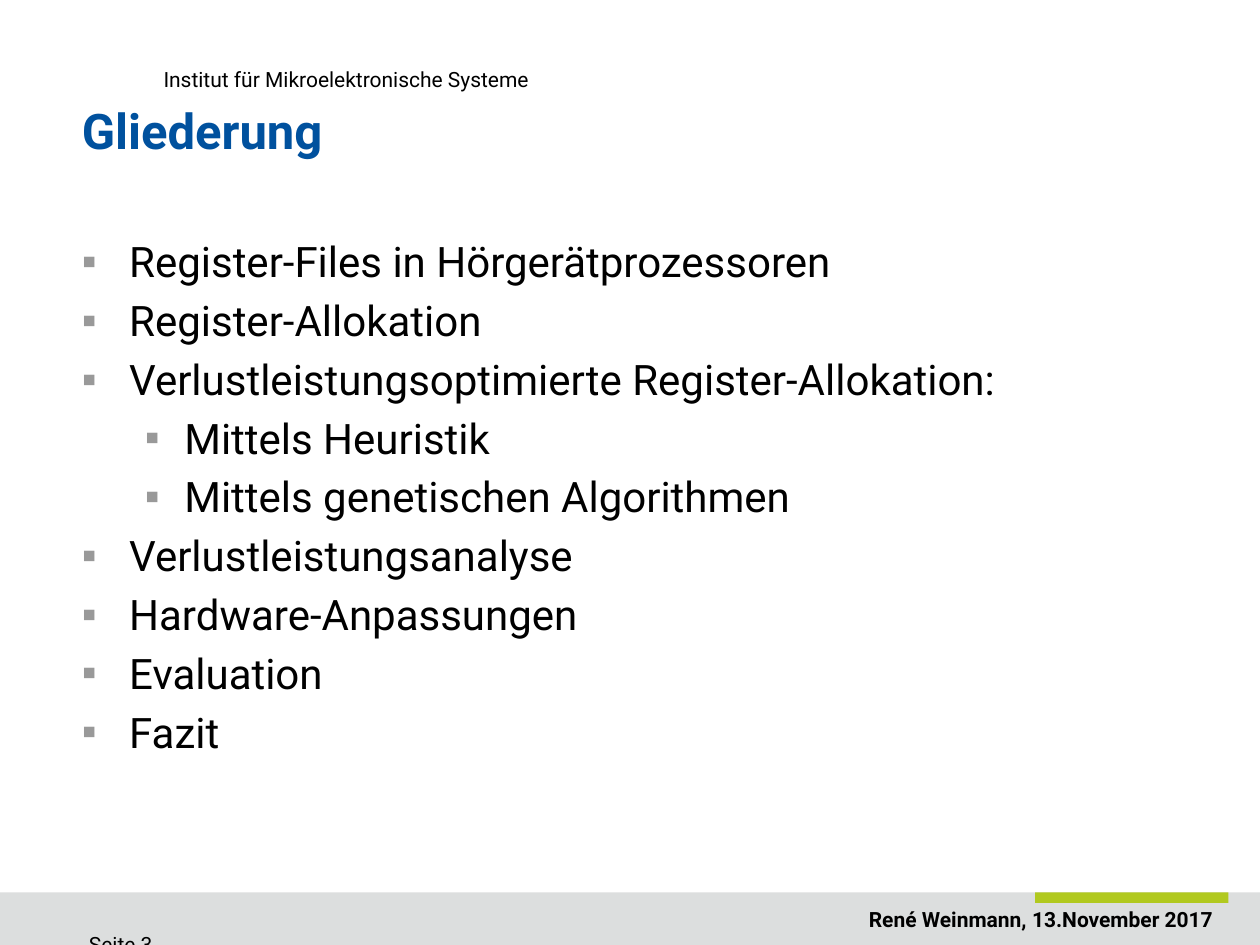
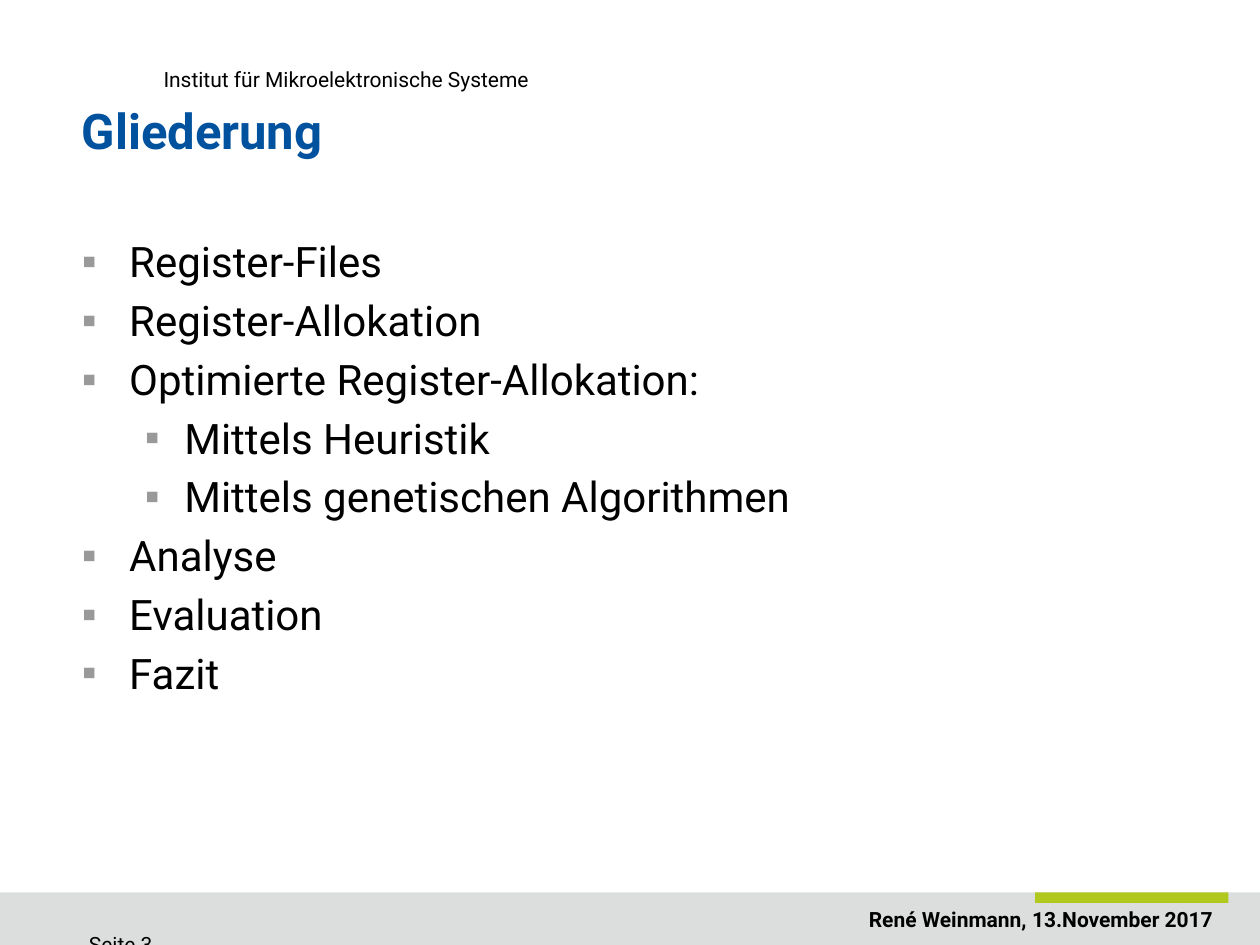
Before and after one commit to ReneWeinmann/Masterarbeit, a slide deck: slide 3 of Presentation_Rene_Weinmann.pptx. Drawn at 1260x945 pixels with LibreOffice and Linux fonts; fonts in the diff are those of the drawing; background and template pictures are left out. Boxes give left, top, right and bottom in pixels: in the first picture for what was removed or moved away, otherwise in the second. Text is boxed around its words. In the diff, an @@ line names an element or a change of style, - is before the commit and + after.

```diff
--- a/Presentation_Rene_Weinmann.pptx
+++ b/Presentation_Rene_Weinmann.pptx
@@ text at <box>129,245,382,286</box>: text changed @@
-▪ Register-Files in Hörgerätprozessoren
+▪ Register-Files
@@ text at <box>129,363,699,404</box>: text changed @@
-▪ Verlustleistungsoptimierte Register-Allokation:
+▪ Optimierte Register-Allokation:
@@ text at <box>129,539,276,580</box>: text changed @@
-▪ Verlustleistungsanalyse
-▪ Hardware-Anpassungen
+▪ Analyse
```
Also in this commit, not shown: 22 other slides changed, 1 slide removed, 2 other files.
